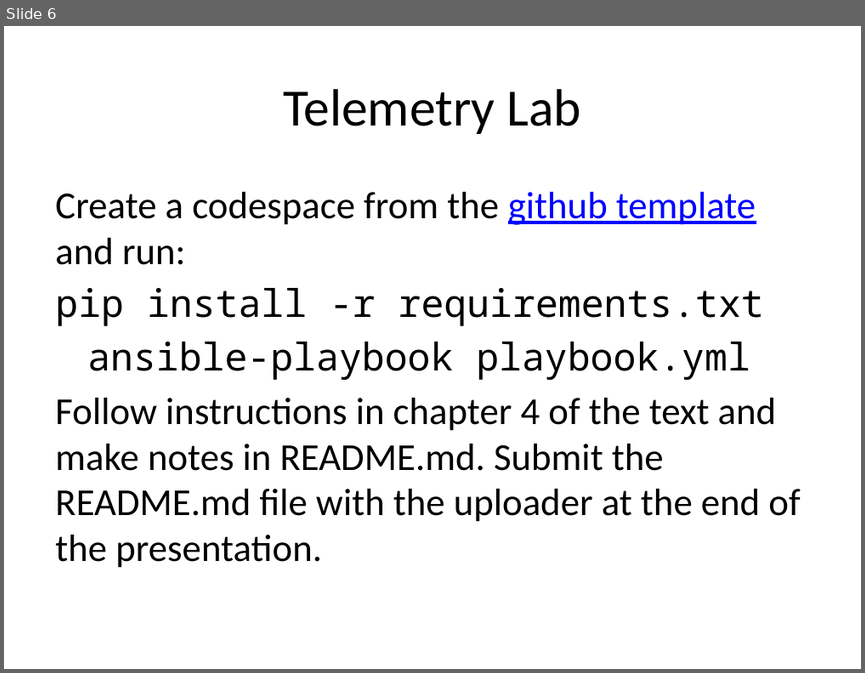
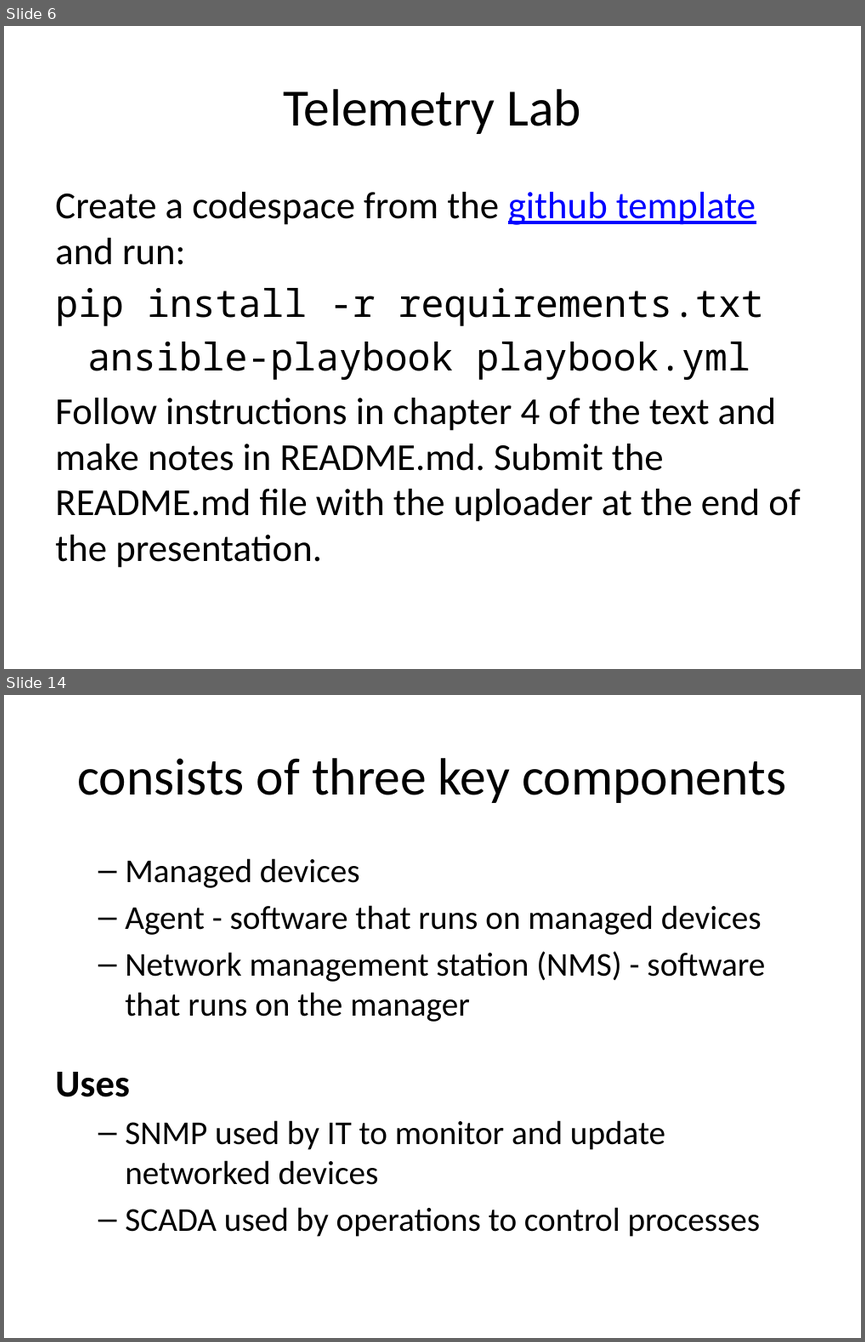
Before and after one commit to rhildred/INFO8985, a slide deck: telemetry/slides.pptx. Shown one above the other, each under a label of ours: slide 6 before the commit, slides 6 and 14 after it; the slides between them are not shown. The pictures are 865x673 and 865x1342 pixels, drawn with LibreOffice and Linux fonts; fonts in the diff are those of the drawing. Boxes give left, top, right and bottom in pixels: in the first picture for what was removed or moved away, otherwise in the second. Text is boxed around its words. In the diff, an @@ line names an element or a change of style, - is before the commit and + after.

```diff
--- a/telemetry/slides.pptx
+++ b/telemetry/slides.pptx
@@ slide 14 added at (4, 695, 861, 1338), background #FFFFFF @@
@@ title added at (77, 758, 786, 803), 44 pt, text #000000 @@
+consists of three key components
@@ text added at (55, 858, 765, 1236), 28 pt, text #000000 @@
+  – Managed devices
+  – Agent - software that runs on managed devices
+  – Network management station (NMS) - software that runs on the manager
+Uses
+  – SNMP used by IT to monitor and update networked devices
+  – SCADA used by operations to control processes
```
Also in this commit, not shown: 13 other slides added, 17 other files.
